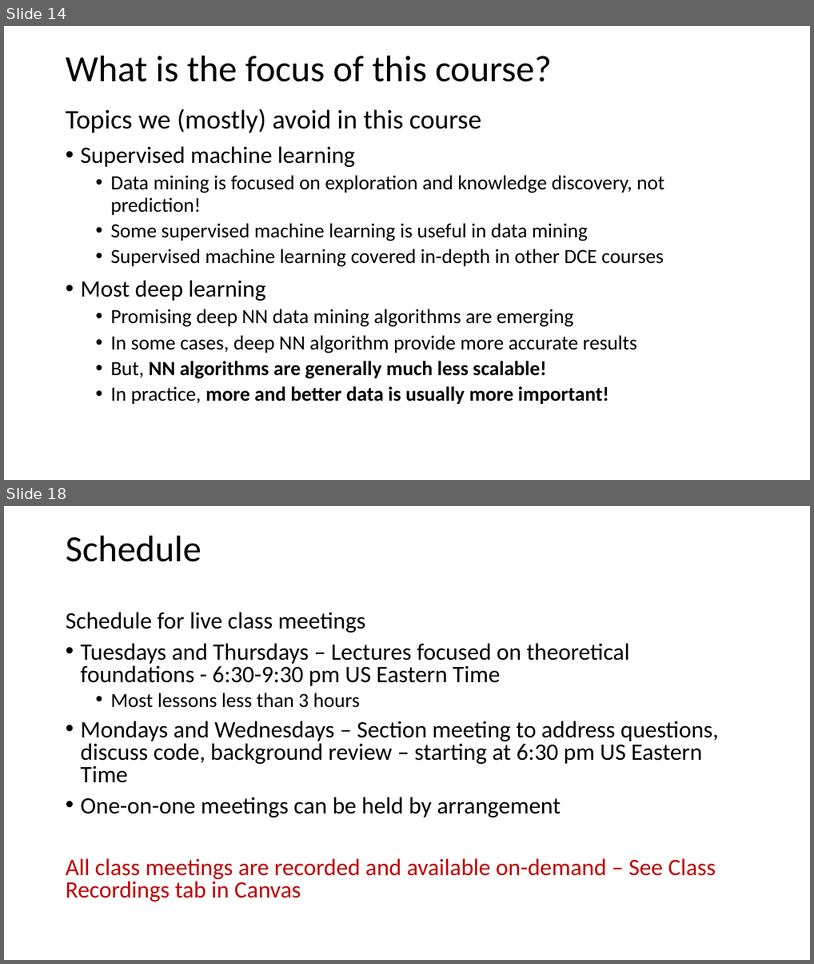
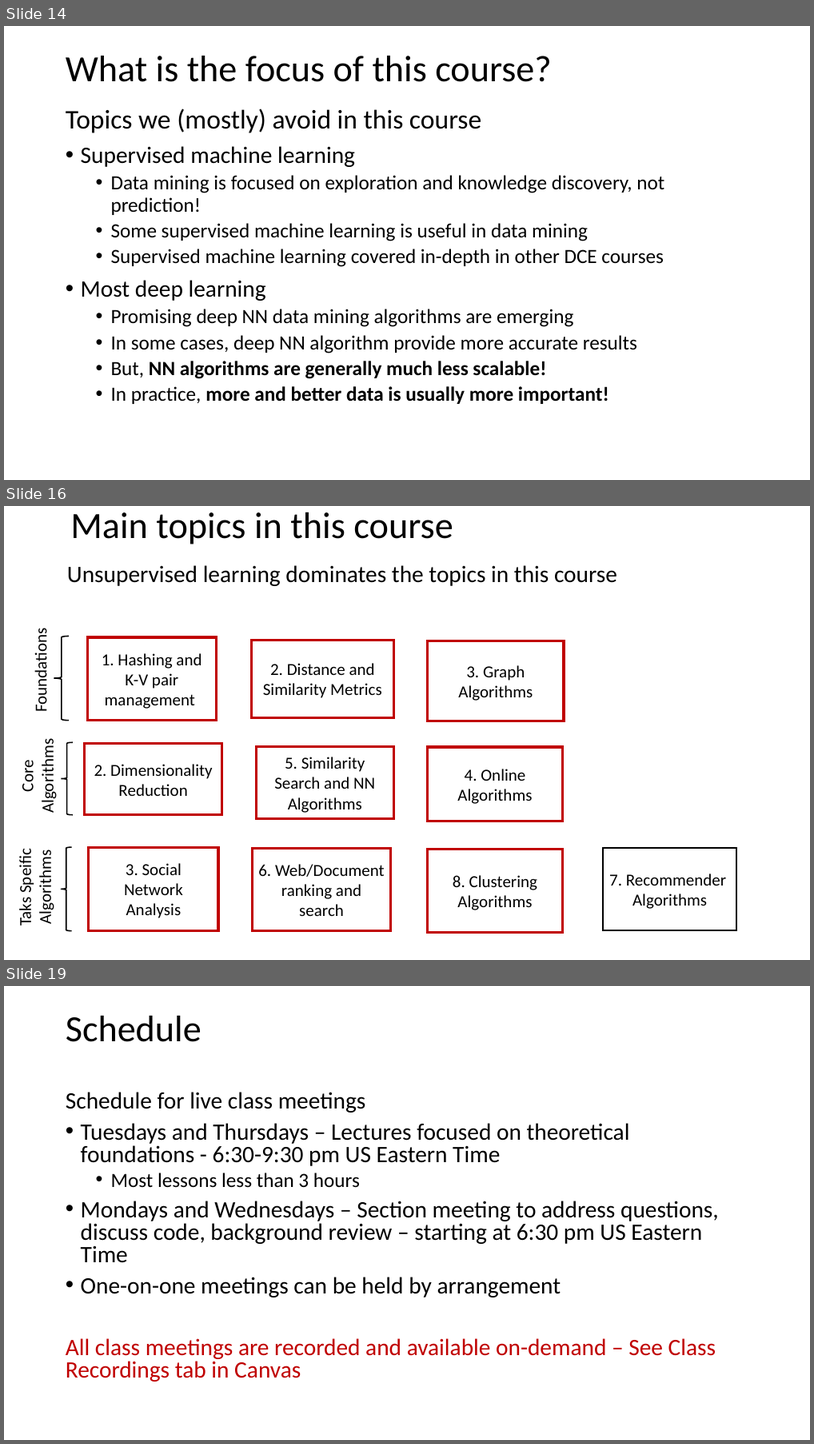
Before and after one commit to jonahneu/CSCI-E-108, a slide deck: slides/1_Introduction.pptx. Shown one above the other, each under a label of ours: slides 14 and 18 before the commit, slides 14, 16 and 19 after it; the slides between them are not shown. The pictures are 814x964 and 814x1444 pixels, drawn with LibreOffice and Linux fonts; fonts in the diff are those of the drawing. Boxes give left, top, right and bottom in pixels: in the first picture for what was removed or moved away, otherwise in the second. Text is boxed around its words. In the diff, an @@ line names an element or a change of style, - is before the commit and + after.

Commit message:
Updated course introduction

```diff
--- a/slides/1_Introduction.pptx
+++ b/slides/1_Introduction.pptx
@@ slide 16 added at bbox=[4, 506, 810, 960], background #FFFFFF @@
@@ title added at bbox=[70, 512, 453, 544], 44.1 pt, text #000000 @@
+Main topics in this course
@@ text added at bbox=[67, 565, 618, 586], 28 pt, text #000000 @@
+Unsupervised learning dominates the topics in this course
@@ text added at bbox=[30, 636, 51, 710], 20 pt, text #000000 @@
+Foundations
@@ left brace added at bbox=[54, 636, 70, 720], outline #000000 1.5 pt @@
@@ rectangle added at bbox=[87, 637, 216, 720], outline #C00000 3 pt, 20 pt, text #000000 @@
+1. Hashing and K-V pair management
@@ rectangle added at bbox=[251, 640, 394, 718], outline #C00000 3 pt, 20 pt, text #000000 @@
+2. Distance and Similarity Metrics
@@ rectangle added at bbox=[428, 641, 564, 721], outline #C00000 3 pt, 20 pt, text #000000 @@
+3. Graph Algorithms
@@ left brace added at bbox=[62, 743, 73, 815], outline #000000 1.5 pt @@
@@ rectangle added at bbox=[85, 744, 222, 815], outline #C00000 3 pt, 20 pt, text #000000 @@
+2. Dimensionality Reduction
@@ text added at bbox=[18, 746, 58, 811], 20 pt, text #000000 @@
+Core Algorithms
@@ rectangle added at bbox=[256, 746, 394, 819], outline #C00000 3 pt, 20 pt, text #000000 @@
+5. Similarity Search and NN Algorithms
@@ rectangle added at bbox=[428, 747, 563, 821], outline #C00000 3 pt, 20 pt, text #000000 @@
+4. Online Algorithms
@@ text added at bbox=[15, 852, 56, 924], 20 pt, text #000000 @@
+Taks Speific Algorithms
@@ left brace added at bbox=[61, 847, 72, 931], outline #000000 1.5 pt @@
@@ rectangle added at bbox=[89, 847, 218, 931], outline #C00000 3 pt, 20 pt, text #000000 @@
+3. Social Network Analysis
@@ rectangle added at bbox=[253, 848, 390, 931], outline #C00000 3 pt, 20 pt, text #000000 @@
+6. Web/Document ranking and search
@@ rectangle added at bbox=[428, 849, 563, 932], outline #C00000 3 pt, 20 pt, text #000000 @@
+8. Clustering Algorithms
@@ rectangle added at bbox=[603, 848, 738, 930], outline #000000 1.5 pt, 20 pt, text #000000 @@
+7. Recommender Algorithms
@@ what was slide 18 is now slide 19 @@
```
Also in this commit, not shown: 3 slides changed.
